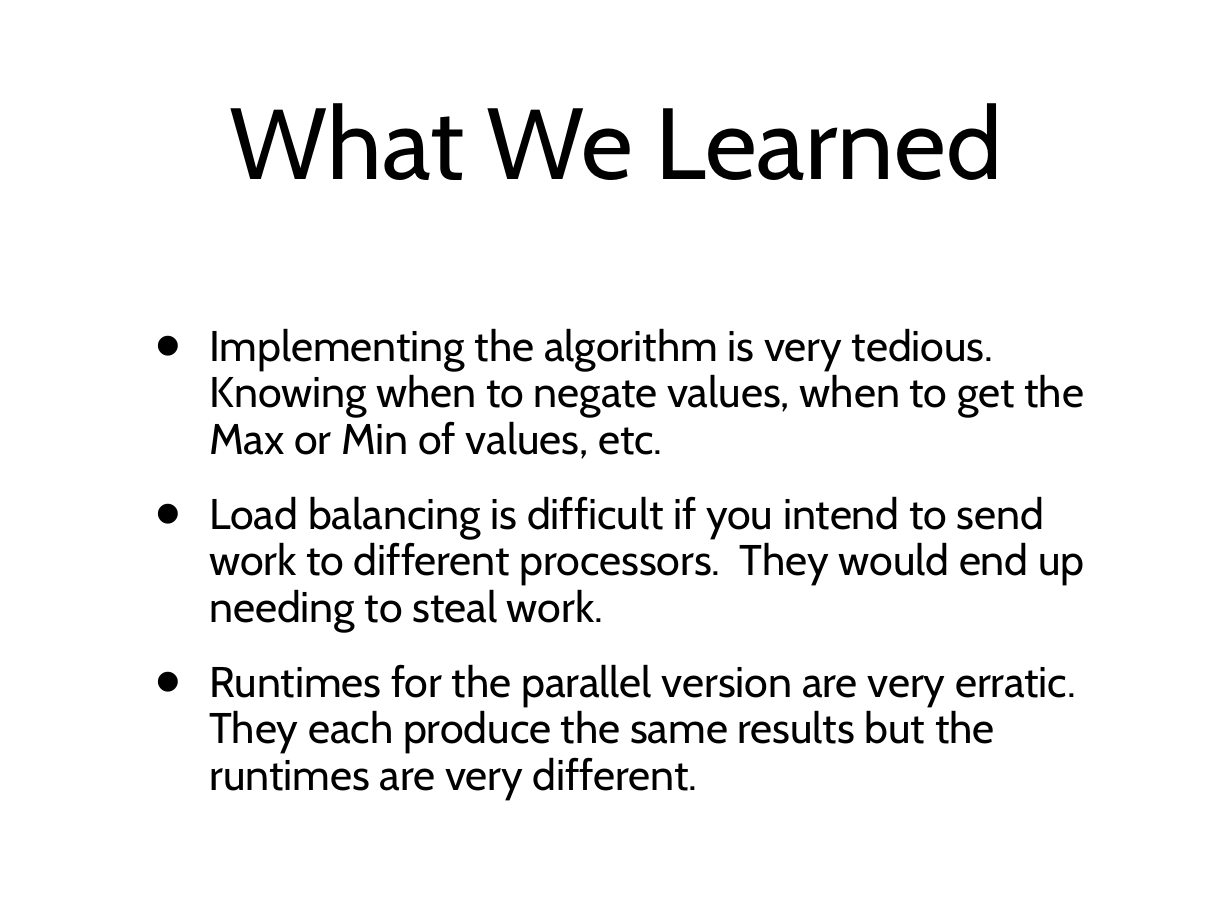
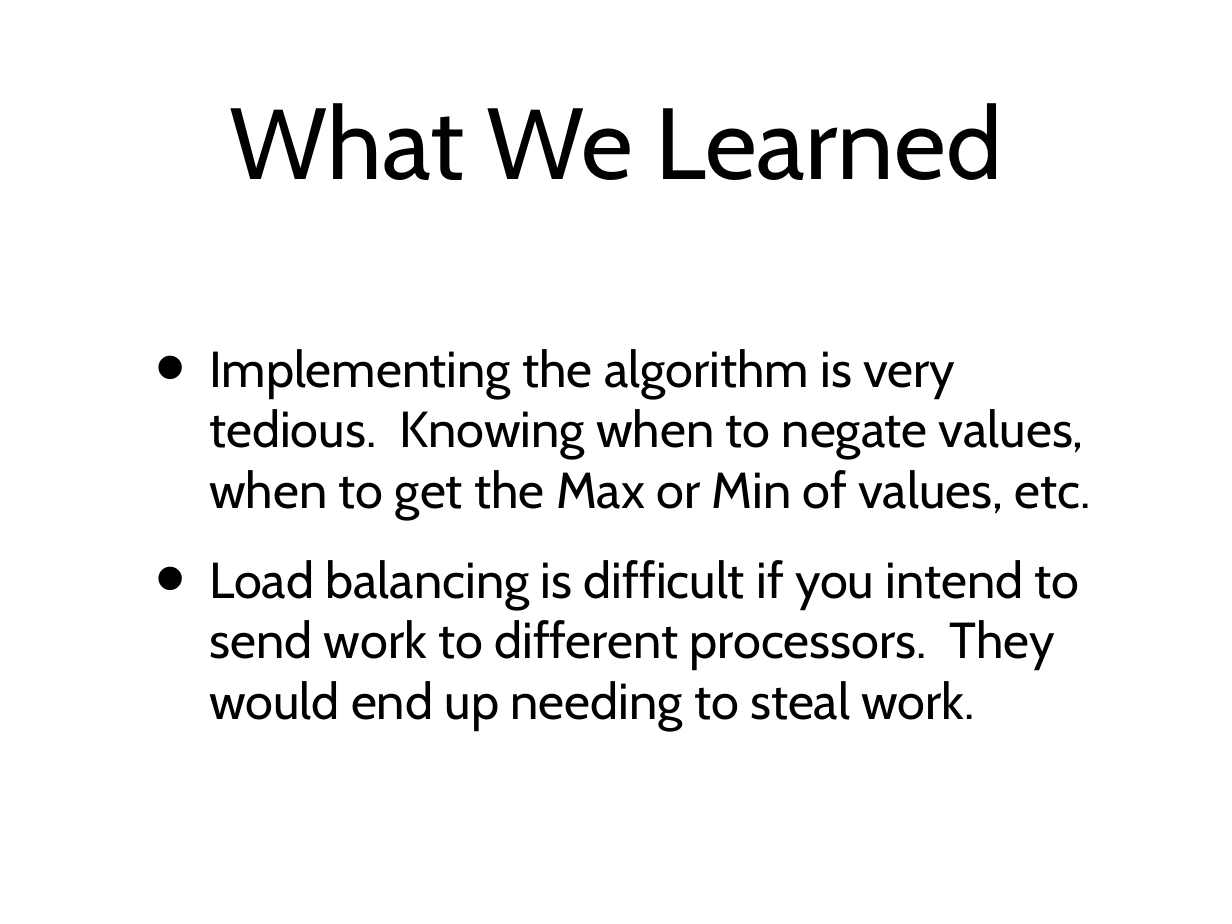
Before and after one commit to amod0017/rit-othello, a slide deck: slide 34 of Othello/other/Othello-Presentation-2.ppt (slide 26 before the commit). Drawn at 1232x924 pixels with LibreOffice and Linux fonts; fonts in the diff are those of the drawing. Boxes give left, top, right and bottom in pixels: in the first picture for what was removed or moved away, otherwise in the second. Text is boxed around its words. In the diff, an @@ line names an element or a change of style, - is before the commit and + after.

```diff
--- a/Othello/other/Othello-Presentation-2.ppt
+++ b/Othello/other/Othello-Presentation-2.ppt
@@ text "Implementing the algorithm is very ..." at [209,349,1091,730]: size 35.7 to 42 pt; line spacing 0.9 to 1 @@
@@ text at [209,664,1076,800]: paragraph removed @@
-• Runtimes for the parallel version are very erratic. They each produce the same results but the runtimes are very different.
```
Also in this commit, not shown: 10 other slides changed, 19 slides added, 11 slides removed.
